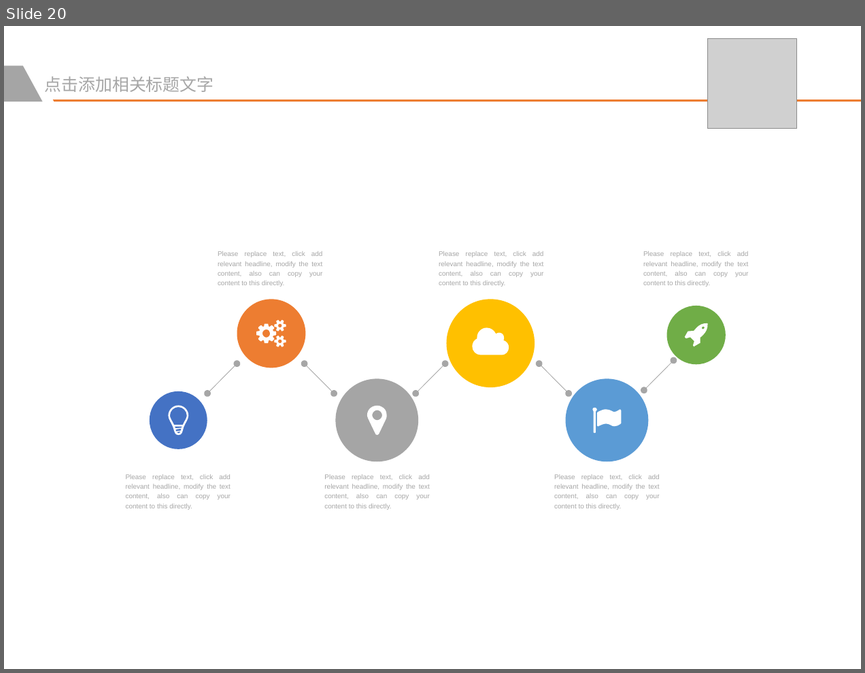
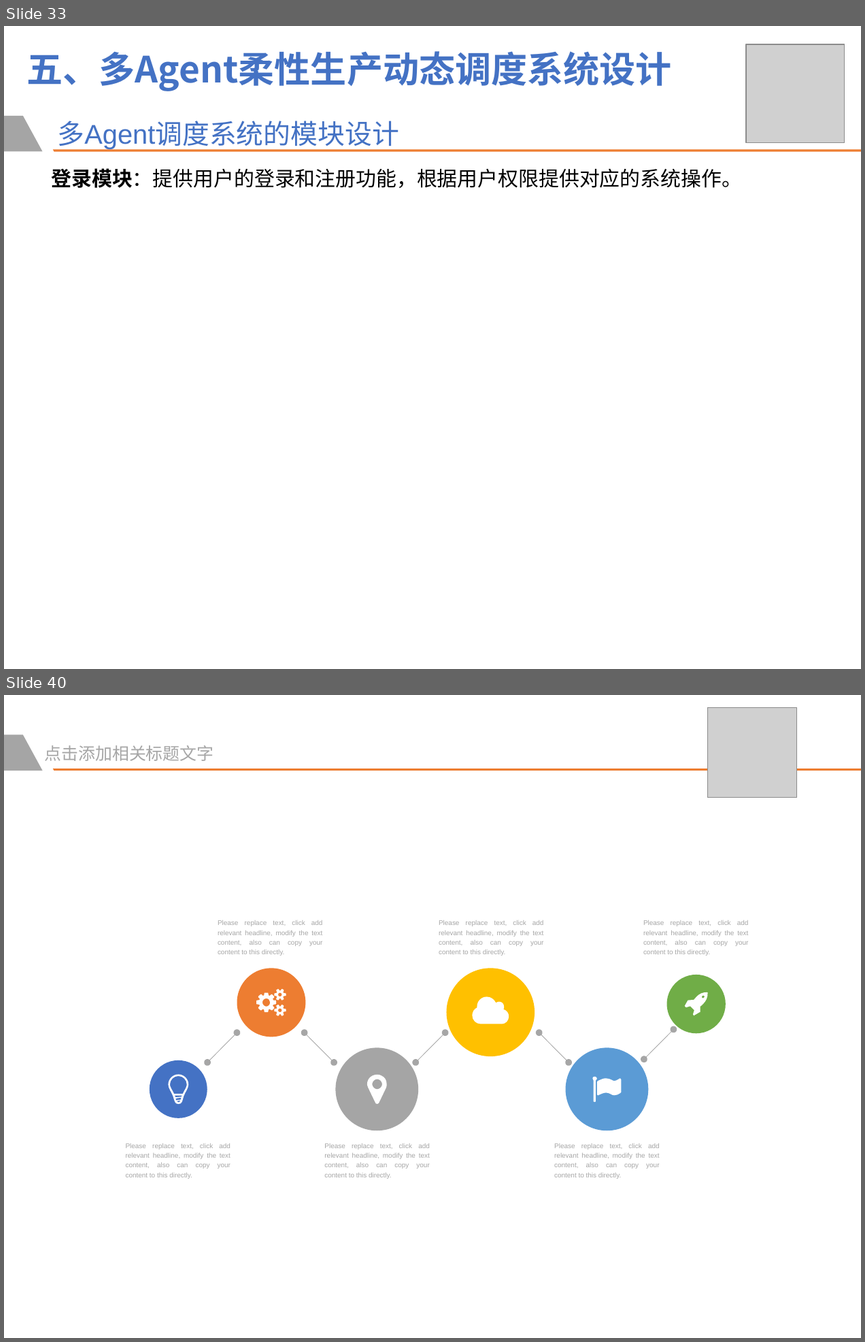
Before and after one commit to WeileLiang/FinalPro, a slide deck: 毕业答辩PPT/梁慰乐-基于多Agent的柔性生产动态调度系统研究 [自动保存的].pptx. Shown one above the other, each under a label of ours: slide 20 before the commit, slides 33 and 40 after it; the slides between them are not shown. The pictures are 865x673 and 865x1342 pixels, drawn with LibreOffice and Linux fonts; fonts in the diff are those of the drawing; grey boxes stand for pictures. Boxes give left, top, right and bottom in pixels: in the first picture for what was removed or moved away, otherwise in the second. Text is boxed around its words. In the diff, an @@ line names an element or a change of style, - is before the commit and + after.

```diff
--- a/毕业答辩PPT/梁慰乐-基于多Agent的柔性生产动态调度系统研究 [自动保存的].pptx
+++ b/毕业答辩PPT/梁慰乐-基于多Agent的柔性生产动态调度系统研究 [自动保存的].pptx
@@ slide 33 added at bbox=[4, 26, 861, 669], background #FFFFFF @@
@@ picture added at bbox=[745, 44, 844, 143] @@
@@ text added at bbox=[26, 51, 672, 91], 32 pt, text #4472C4, bold @@
+五、多Agent柔性生产动态调度系统设计
@@ freeform shape added at bbox=[4, 115, 42, 151], fill #A5A5A5 @@
@@ text added at bbox=[57, 121, 398, 151], 24 pt, text #4472C4 @@
+多Agent调度系统的模块设计
@@ text added at bbox=[52, 168, 742, 188], 18 pt, text #000000 @@
+登录模块：提供用户的登录和注册功能，根据用户权限提供对应的系统操作。
@@ freeform shape added at bbox=[53, 150, 861, 152], fill #ED7D31 @@
@@ what was slide 20 is now slide 40 @@
```
Also in this commit, not shown: 19 other slides added, 2 other files.
